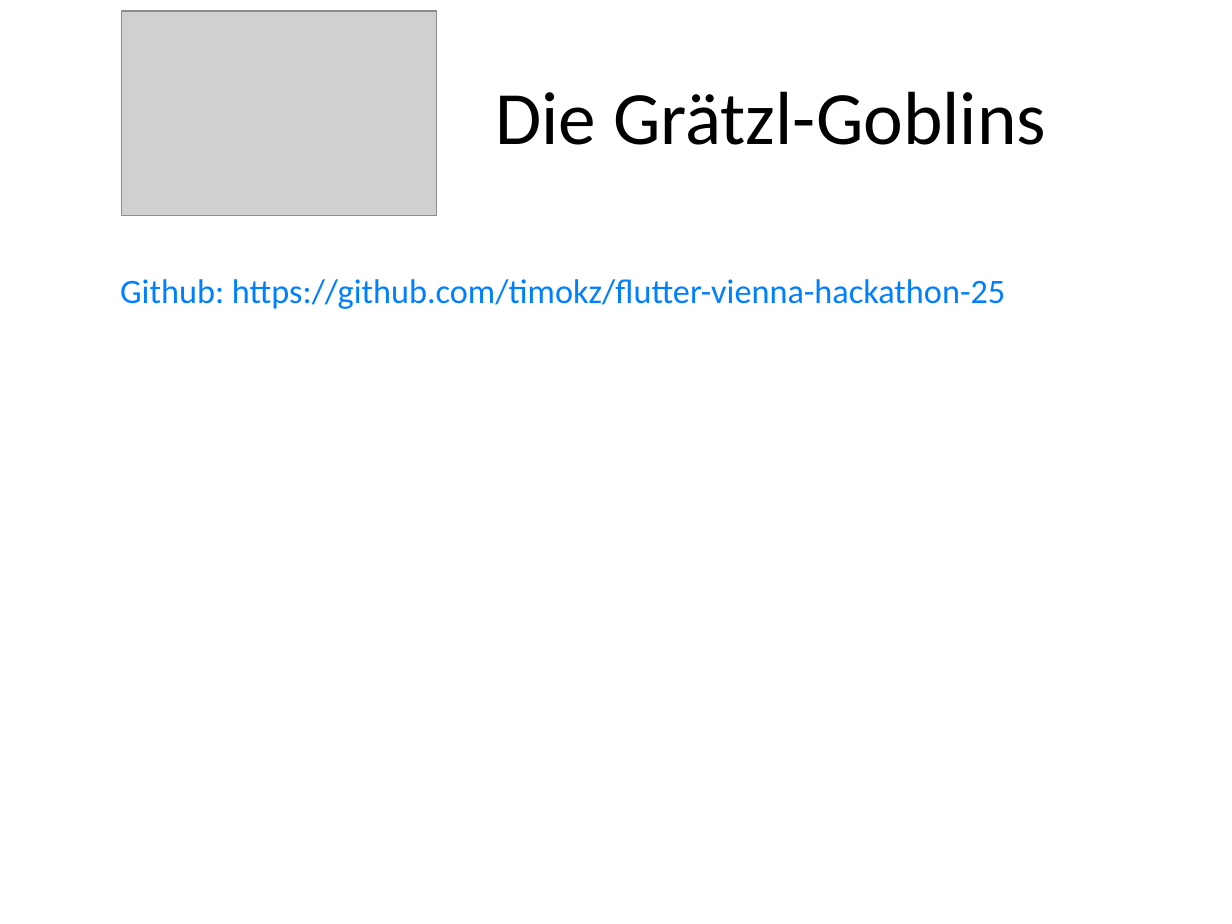
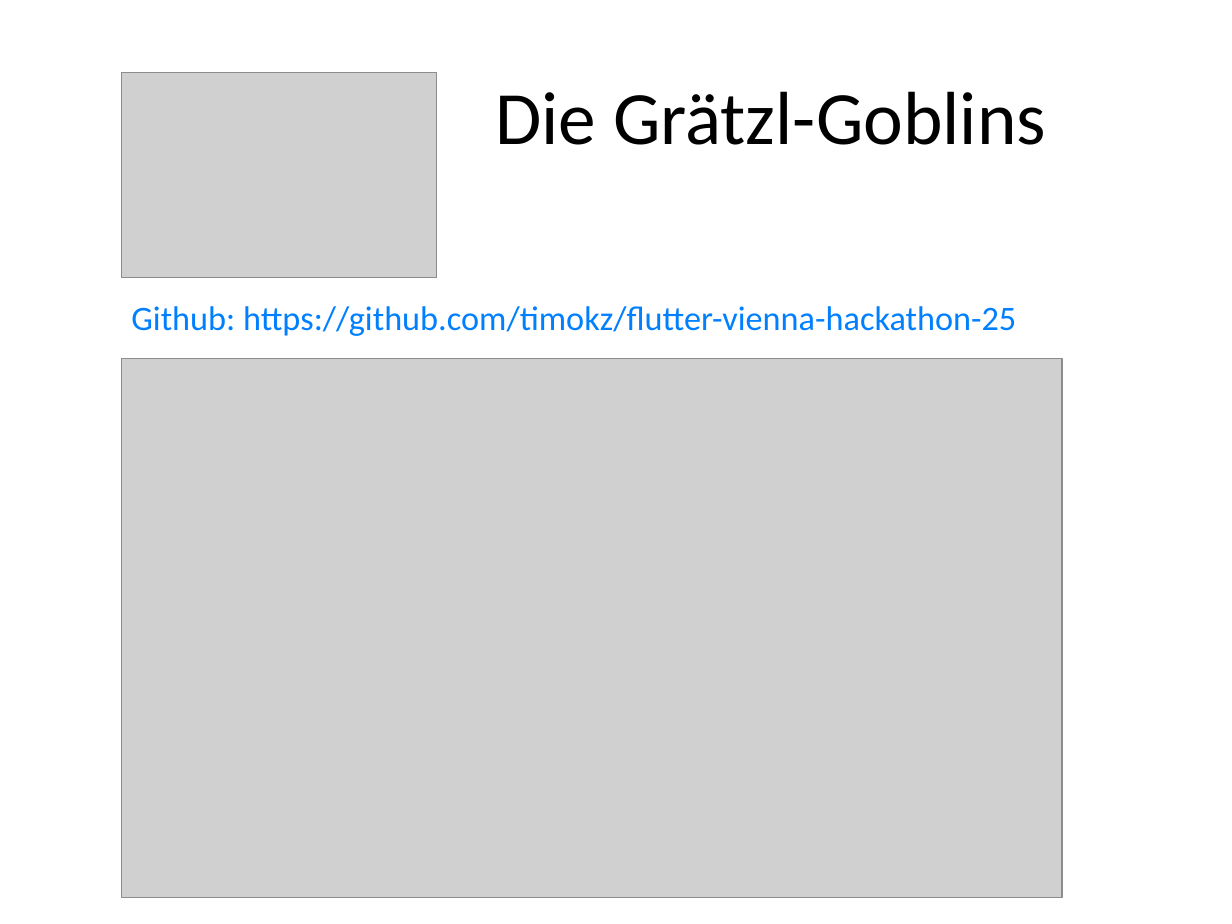
Before and after one commit to timokz/flutter-vienna-hackathon-25, a slide deck: slide 3 of wien_talks/FunMap_Presentation.pptx. Drawn at 1232x924 pixels with LibreOffice and Linux fonts; fonts in the diff are those of the drawing; grey boxes stand for pictures. Boxes give left, top, right and bottom in pixels: in the first picture for what was removed or moved away, otherwise in the second. Text is boxed around its words. In the diff, an @@ line names an element or a change of style, - is before the commit and + after.

```diff
--- a/wien_talks/FunMap_Presentation.pptx
+++ b/wien_talks/FunMap_Presentation.pptx
@@ picture: place and size @@
-picture at <box>121,11,436,216</box>
+picture at <box>121,73,436,277</box>
@@ text "Github: https://github.com/timokz/flutter-vienna-hackathon-2 ...": place and size @@
-text "Github: https://github.com/timokz/flutter-vienna-hackathon-2 ..." at <box>120,279,1005,309</box>
+text "Github: https://github.com/timokz/flutter-vienna-hackathon-2 ..." at <box>131,306,1016,336</box>
@@ picture added at <box>121,359,1062,898</box> @@
```
Also in this commit, not shown: 4 other slides changed, 1 other file.
